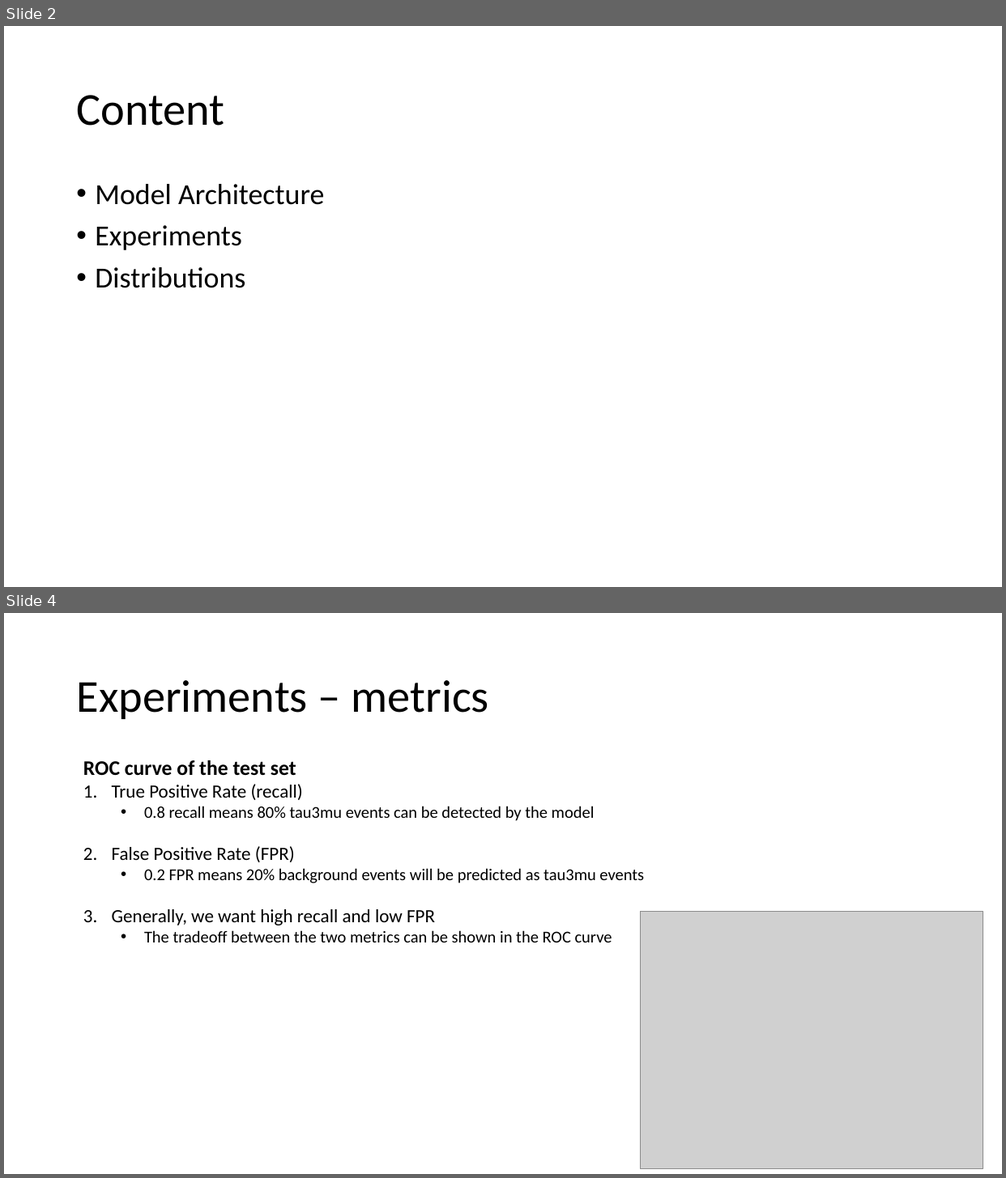
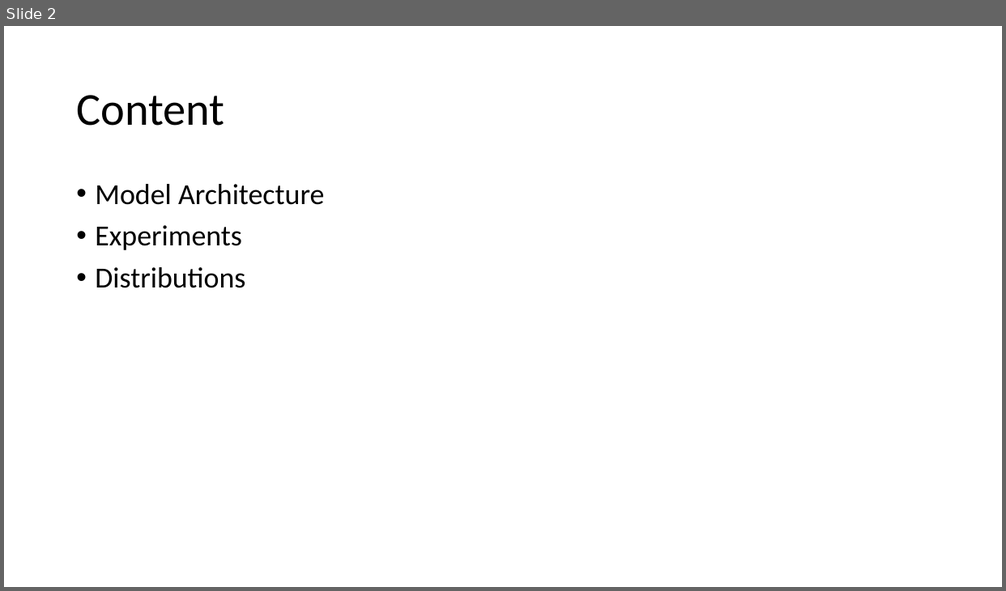
Before and after one commit to ekoenig4/Tau3MuGNNs, a slide deck: Tau3MuGNNs.pptx. Shown one above the other, each under a label of ours: slides 2 and 4 before the commit, slide 2 after it; the slides between them are not shown. The pictures are 1006x1178 and 1006x591 pixels, drawn with LibreOffice and Linux fonts; fonts in the diff are those of the drawing; grey boxes stand for pictures. Boxes give left, top, right and bottom in pixels: in the first picture for what was removed or moved away, otherwise in the second. Text is boxed around its words. In the diff, an @@ line names an element or a change of style, - is before the commit and + after.

```diff
--- a/Tau3MuGNNs.pptx
+++ b/Tau3MuGNNs.pptx
@@ slide 4 removed at (4,613,1002,1174), background #FFFFFF @@
@@ title removed at (76,680,489,719) @@
-Experiments – metrics
@@ text removed at (83,760,644,943) @@
-ROC curve of the test set
-1. True Positive Rate (recall)
-  • 0.8 recall means 80% tau3mu events can be detected by the model
-2. False Positive Rate (FPR)
-  • 0.2 FPR means 20% background events will be predicted as tau3mu events
-3. Generally, we want high recall and low FPR
-  • The tradeoff between the two metrics can be shown in the ROC curve
@@ picture removed at (641,912,983,1169) @@
```
Also in this commit, not shown: 2 slides changed, 4 slides added, 15 other slides removed, 6 other files.
